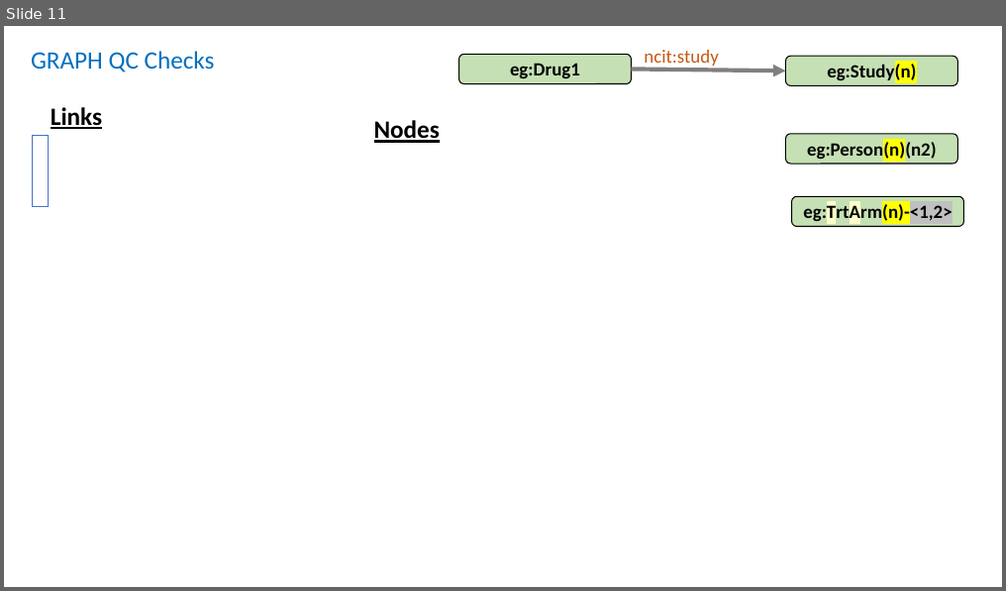
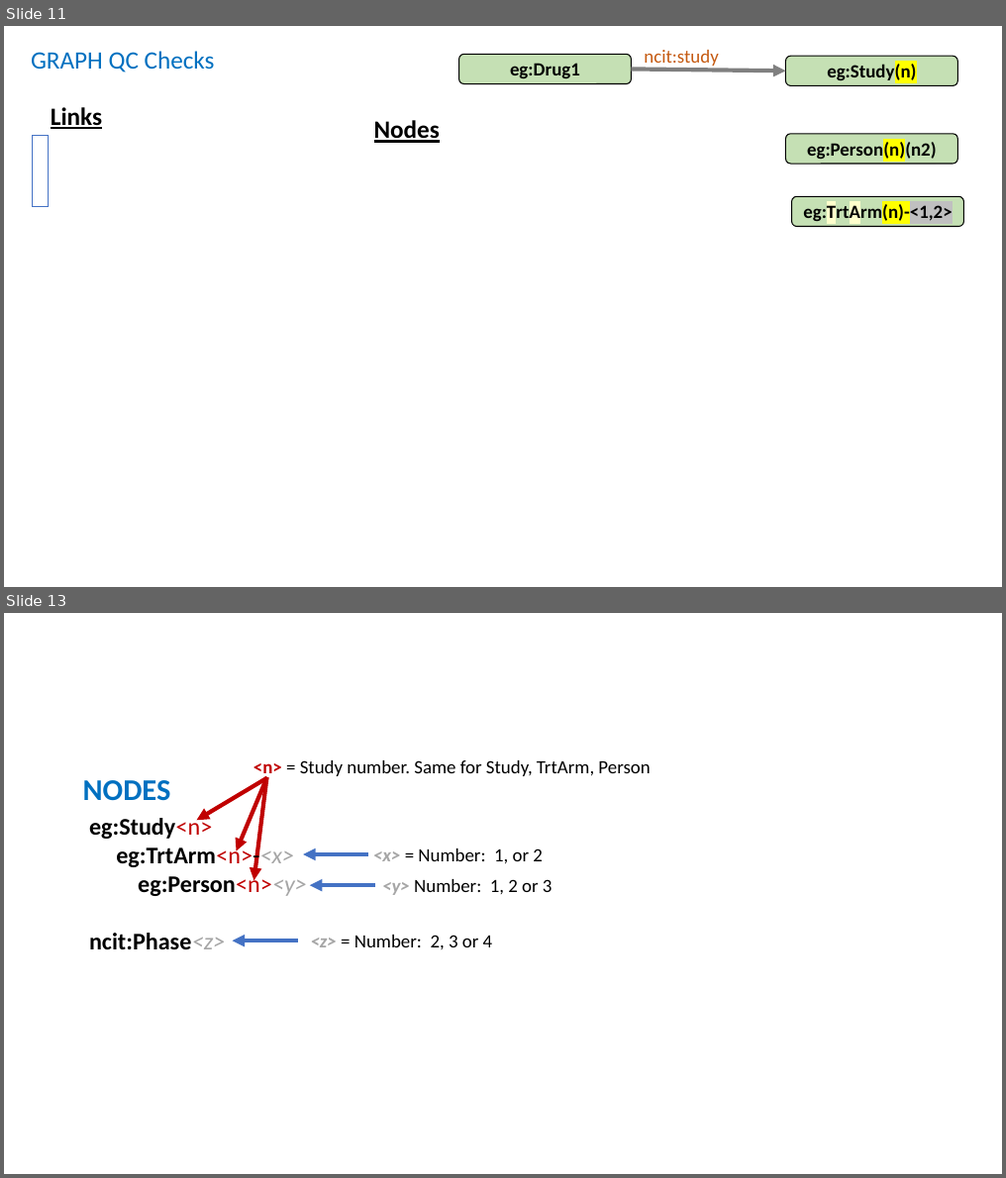
Before and after one commit to phuse-org/LinkedDataWorkshop, a slide deck: CSS2018/presentation/images/ImagesForPres.pptx. Shown one above the other, each under a label of ours: slide 11 before the commit, slides 11 and 13 after it; the slides between them are not shown. The pictures are 1006x591 and 1006x1178 pixels, drawn with LibreOffice and Linux fonts; fonts in the diff are those of the drawing. Boxes give left, top, right and bottom in pixels: in the first picture for what was removed or moved away, otherwise in the second. Text is boxed around its words. In the diff, an @@ line names an element or a change of style, - is before the commit and + after.

```diff
--- a/CSS2018/presentation/images/ImagesForPres.pptx
+++ b/CSS2018/presentation/images/ImagesForPres.pptx
@@ slide 13 added at [4,613,1002,1174], background #FFFFFF @@
@@ text added at [253,761,649,779], 18 pt, text #000000 @@
+<n> = Study number. Same for Study, TrtArm, Person
@@ text added at [83,780,171,801], 29 pt, text #0070C0, bold @@
+NODES
@@ arrow added from (267, 777) to (196, 820), #C00000 4 pt @@
@@ arrow added from (266, 777) to (236, 851), #C00000 4 pt @@
@@ arrow added from (266, 777) to (254, 880), #C00000 4 pt @@
@@ text added at [89,814,307,950], 23 pt, text #000000, bold @@
+eg:Study<n>
+eg:TrtArm<n>-<x>
+eg:Person<n><y>
+ncit:Phase<z>
@@ text added at [373,849,543,864], 18 pt, text #000000 @@
+<x> = Number: 1, or 2
@@ arrow added from (368, 855) to (303, 855), #4472C4 4 pt @@
@@ text added at [382,879,552,895], 18 pt, text #000000 @@
+<y> Number: 1, 2 or 3
@@ arrow added from (375, 885) to (310, 885), #4472C4 4 pt @@
@@ text added at [311,935,493,950], 18 pt, text #000000 @@
+<z> = Number: 2, 3 or 4
@@ arrow added from (297, 941) to (233, 941), #4472C4 4 pt @@
```
Also in this commit, not shown: 1 slide changed, 8 other files.
